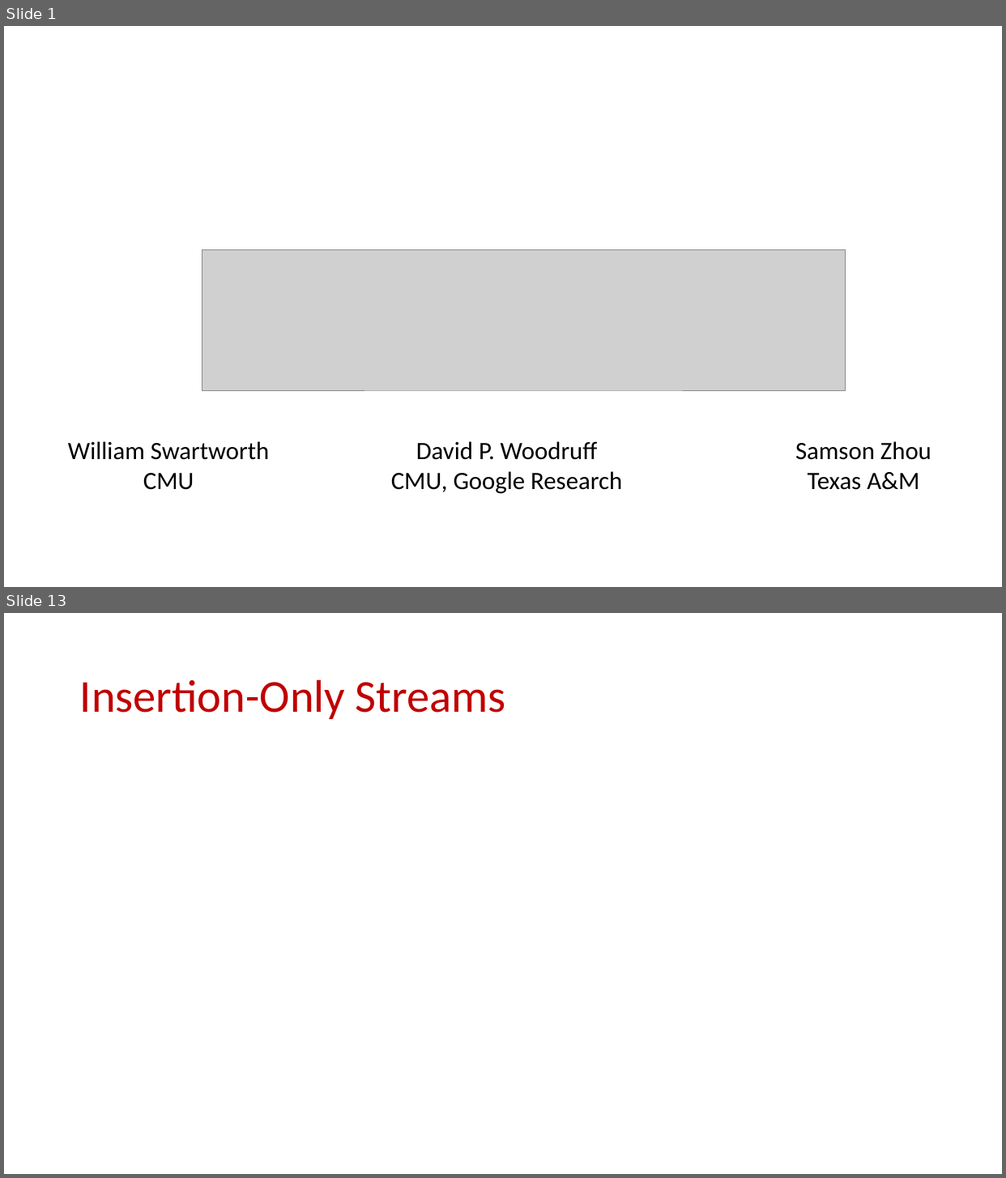
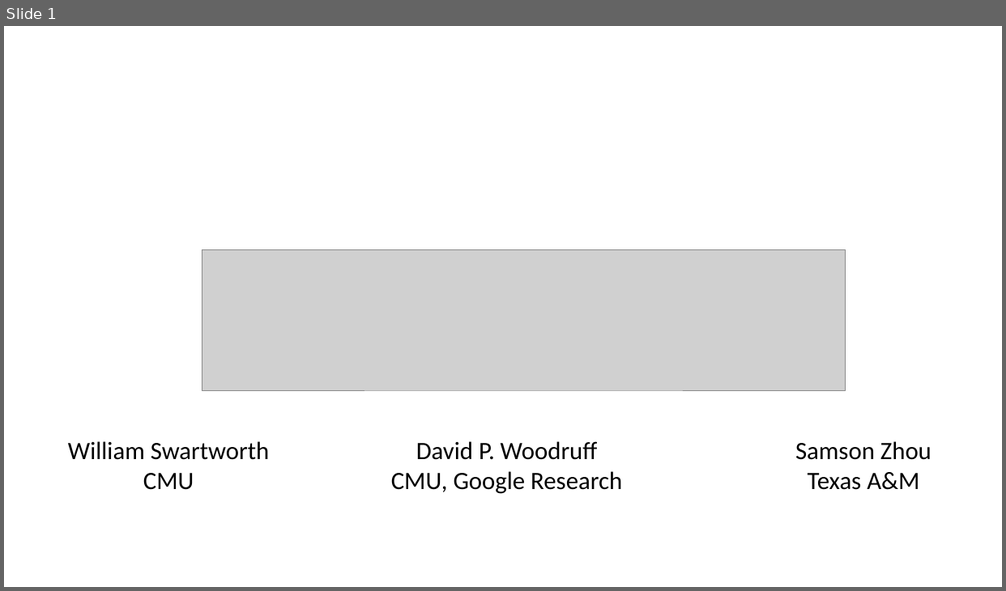
Before and after one commit to samsonzhou/samsonzhou.github.io, a slide deck: other-talks/RANDOM 2026.pptx. Shown one above the other, each under a label of ours: slides 1 and 13 before the commit, slide 1 after it; the slides between them are not shown. The pictures are 1006x1178 and 1006x591 pixels, drawn with LibreOffice and Linux fonts; fonts in the diff are those of the drawing; grey boxes stand for pictures. Boxes give left, top, right and bottom in pixels: in the first picture for what was removed or moved away, otherwise in the second. Text is boxed around its words. In the diff, an @@ line names an element or a change of style, - is before the commit and + after.

```diff
--- a/other-talks/RANDOM 2026.pptx
+++ b/other-talks/RANDOM 2026.pptx
@@ slide 13 removed at [4, 613, 1002, 1174], background #FFFFFF @@
@@ title removed at [80, 679, 506, 719] @@
-Insertion-Only Streams
```
Also in this commit, not shown: 1 slide changed, 3 slides added, 36 other slides removed, 3 other files.
